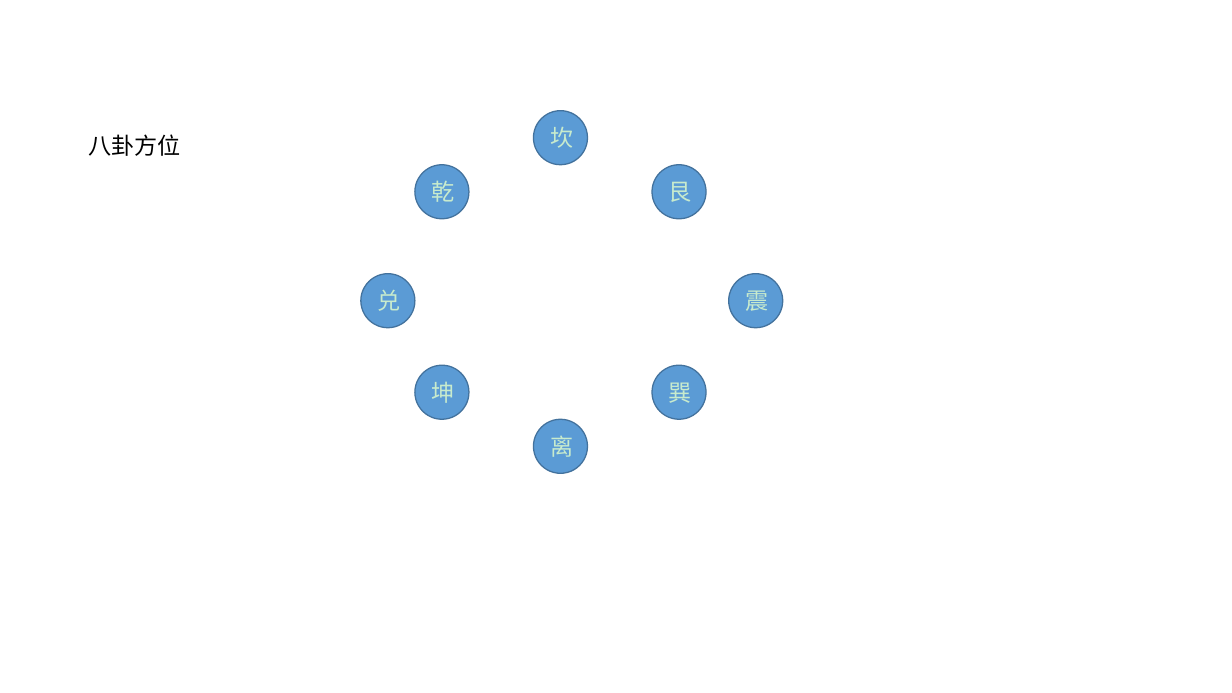
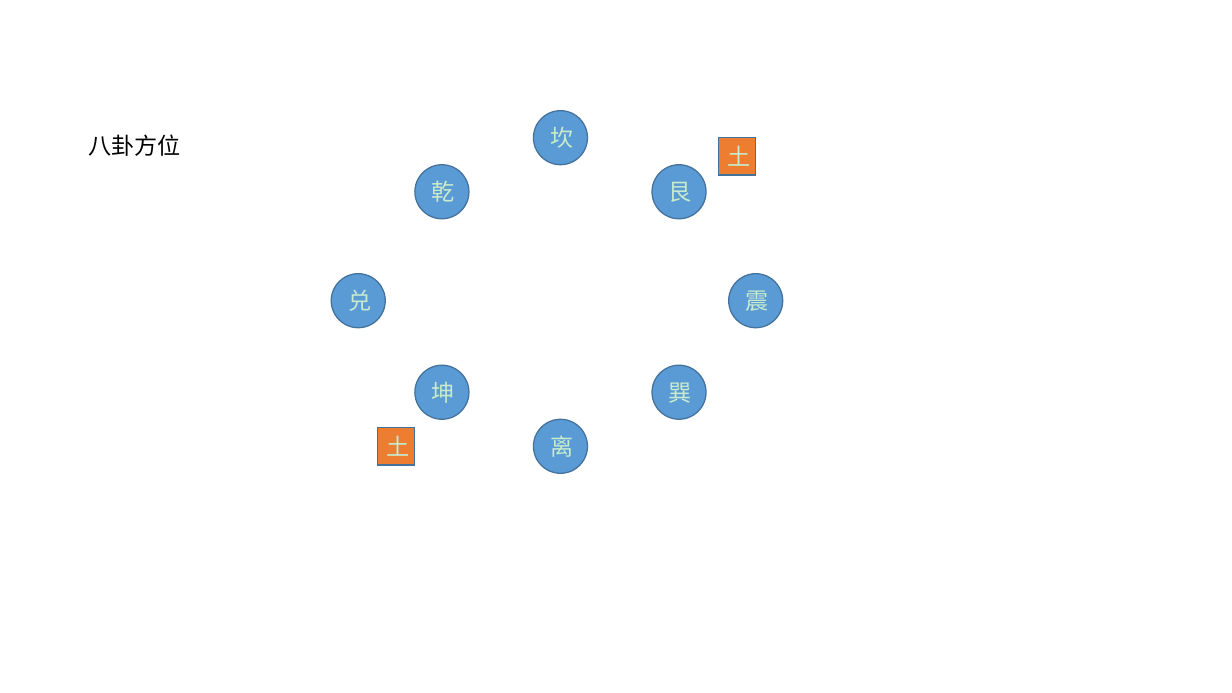
Before and after one commit to JasonBourne33/cNote, a slide deck: slide 1 of prophecy/学魔法.pptx. Drawn at 1232x693 pixels with LibreOffice and Linux fonts; fonts in the diff are those of the drawing. Boxes give left, top, right and bottom in pixels: in the first picture for what was removed or moved away, otherwise in the second. Text is boxed around its words. In the diff, an @@ line names an element or a change of style, - is before the commit and + after.

```diff
--- a/prophecy/学魔法.pptx
+++ b/prophecy/学魔法.pptx
@@ rectangle added at [718, 138, 756, 176], fill #ED7D31, outline #43739E 1 pt, 18 pt, text #C8EBCD @@
+土
@@ ellipse "兑": place and size @@
-ellipse "兑" at [361, 274, 415, 327]
+ellipse "兑" at [331, 274, 384, 327]
@@ rectangle added at [377, 428, 415, 466], fill #ED7D31, outline #43739E 1 pt, 18 pt, text #C8EBCD @@
+土
```
Also in this commit, not shown: 2 other files.
